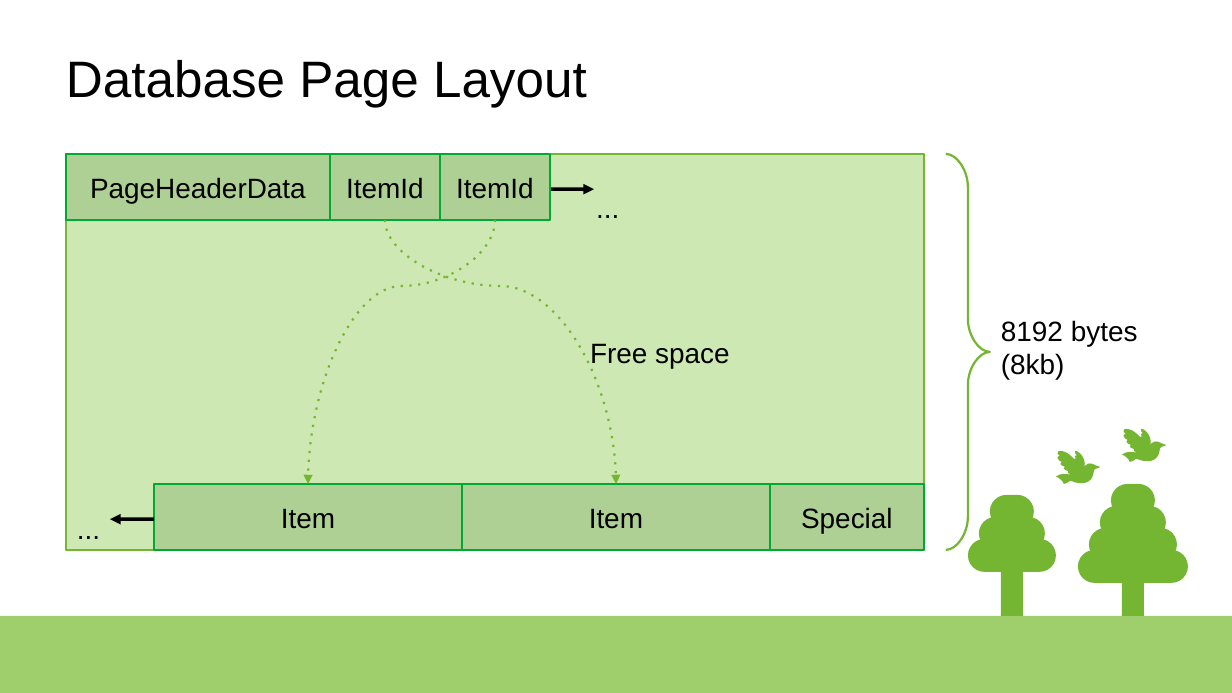
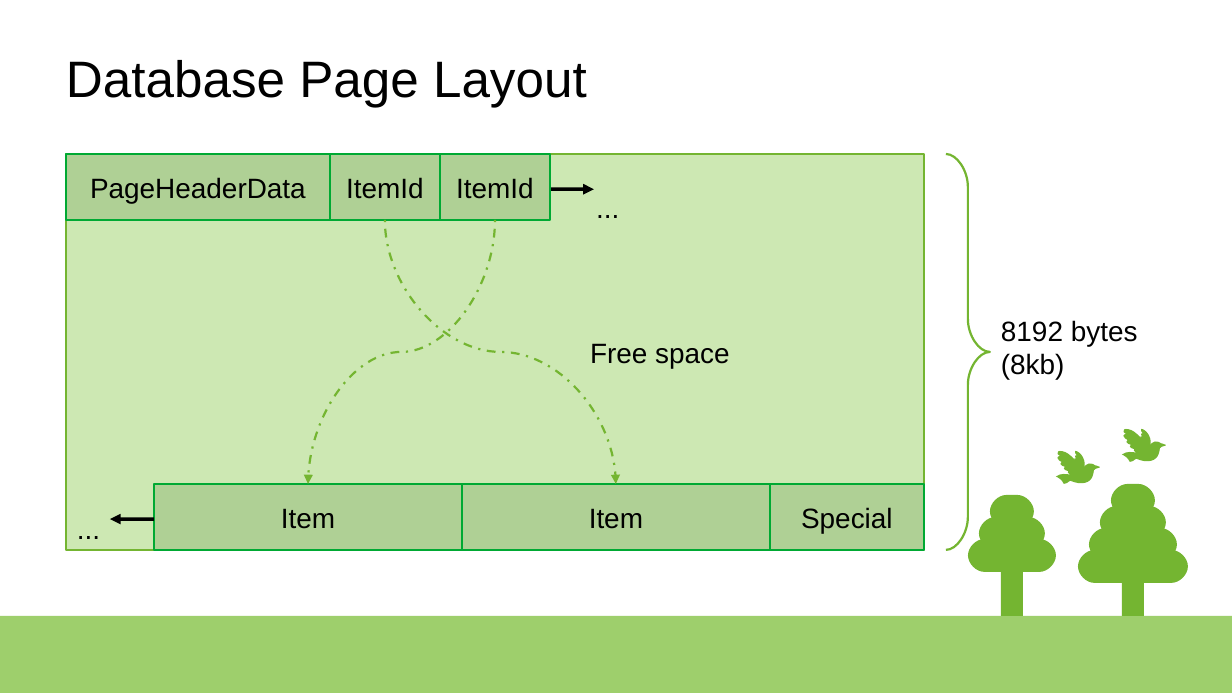
Before and after one commit to rsibanez89/postgres-indexing, a slide deck: slide 2 of Presentation.odp. Drawn at 1232x693 pixels with LibreOffice and Linux fonts; fonts in the diff are those of the drawing. Boxes give left, top, right and bottom in pixels: in the first picture for what was removed or moved away, otherwise in the second. Text is boxed around its words. In the diff, an @@ line names an element or a change of style, - is before the commit and + after.

```diff
--- a/Presentation.odp
+++ b/Presentation.odp
@@ curved arrow (495, 220) - (309, 484): stroke #74B531 1.42 pt dashed to #74B531 1.42 pt; route changed @@
@@ curved arrow (385, 220) - (616, 484): stroke #74B531 1.42 pt dashed to #74B531 1.42 pt; route changed @@
```
Also in this commit, not shown: 14 other slides changed, 1 slide added.
